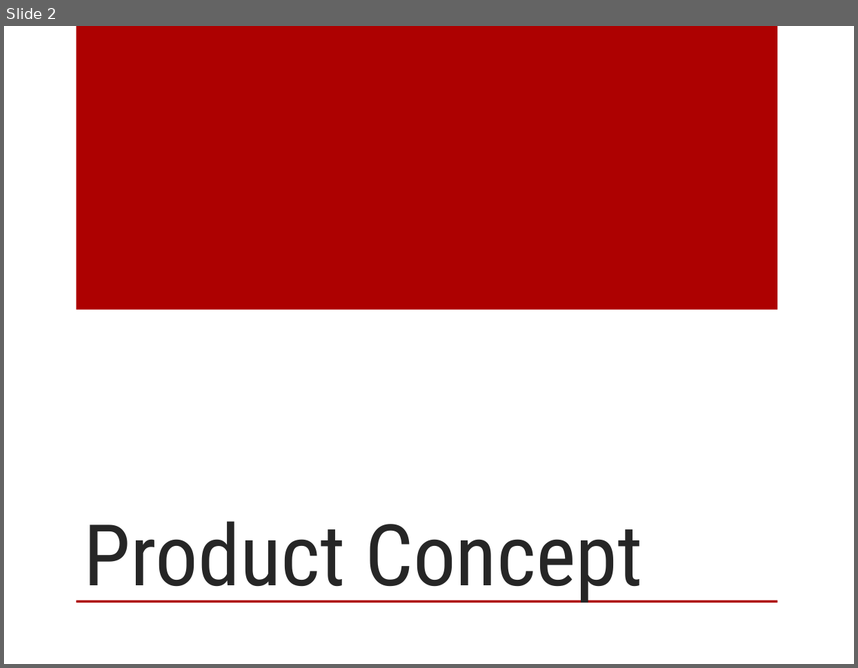
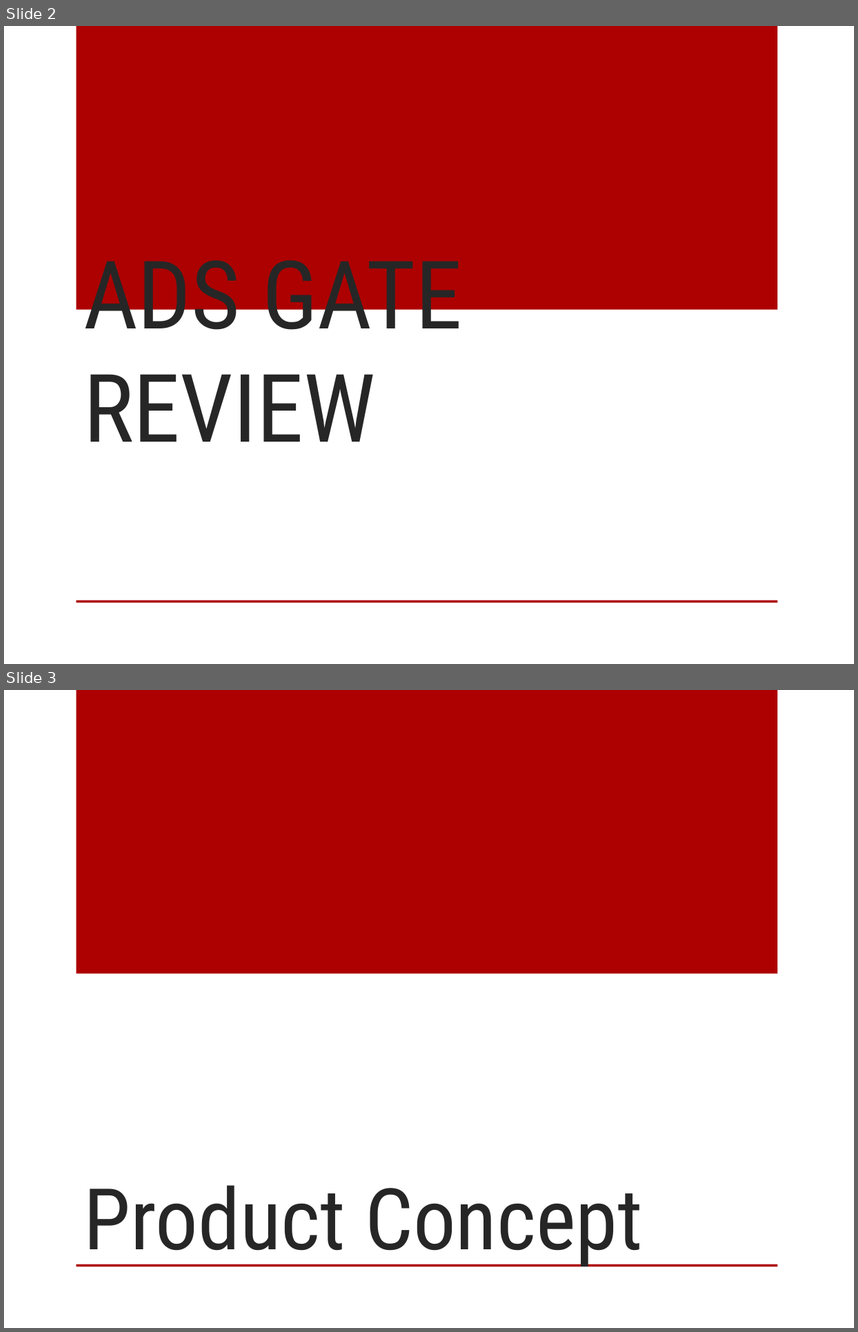
Before and after one commit to mtoledo2000/SlidingProfiler, a slide deck: Presentations/ADS Gate Review 9-13-12.pptx. Shown one above the other, each under a label of ours: slide 2 before the commit, slides 2 and 3 after it. The pictures are 858x668 and 858x1332 pixels, drawn with LibreOffice and Linux fonts; fonts in the diff are those of the drawing; background and template pictures are left out. Boxes give left, top, right and bottom in pixels: in the first picture for what was removed or moved away, otherwise in the second. Text is boxed around its words. In the diff, an @@ line names an element or a change of style, - is before the commit and + after.

```diff
--- a/Presentations/ADS Gate Review 9-13-12.pptx
+++ b/Presentations/ADS Gate Review 9-13-12.pptx
@@ slide 2 added at <box>4,26,854,664</box>, background picture (left out); not listed: 2 template elements that a slide beside it also shows @@
@@ title added at <box>83,260,462,441</box>, 80 pt, text #262626 @@
+ADS GATE REVIEW
@@ what was slide 2 is now slide 3 @@
```
Also in this commit, not shown: 5 slides changed, 3 other slides added, 3 slides removed, 4 other files.
